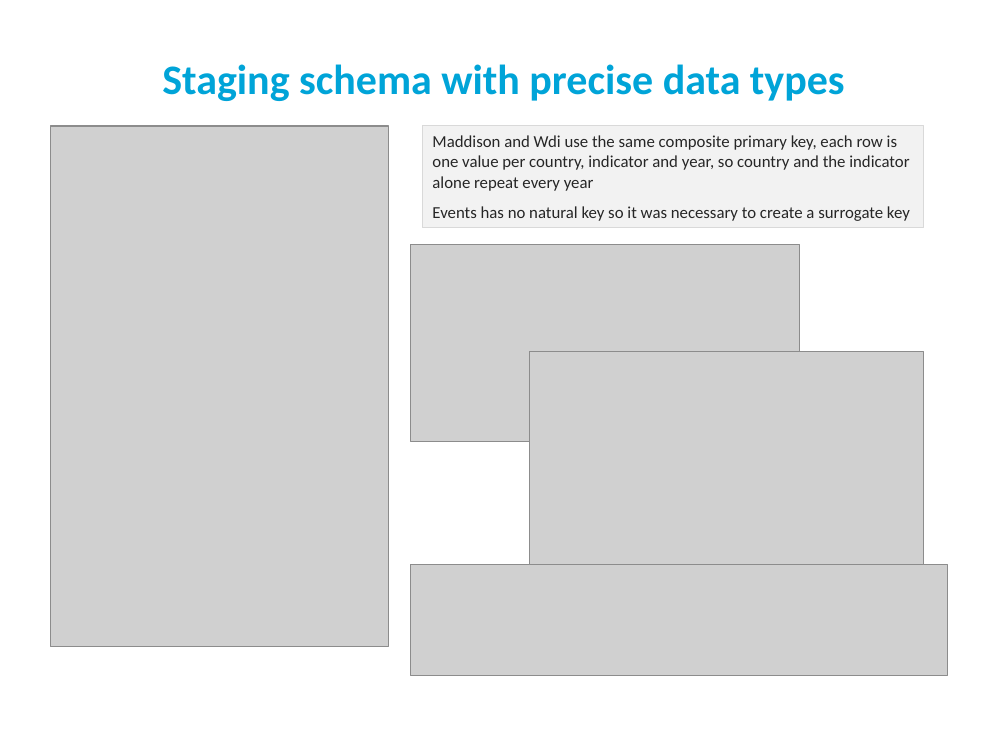
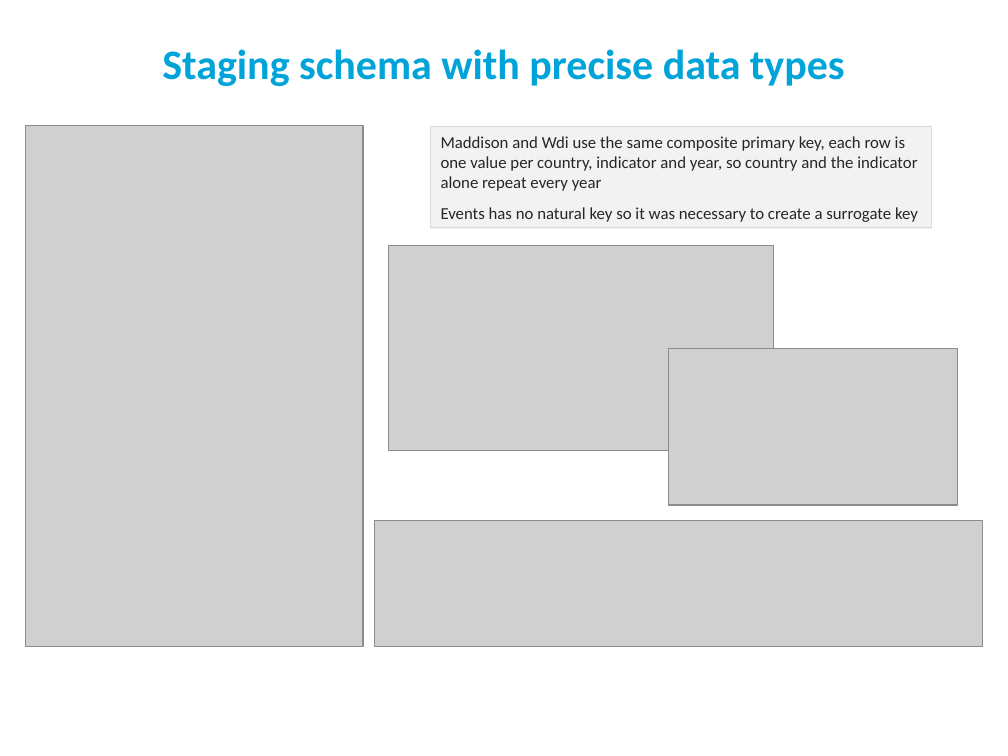
Before and after one commit to goncalo151515/AID, a slide deck: slide 4 of slides_20.pptx. Drawn at 1008x756 pixels with LibreOffice and Linux fonts; fonts in the diff are those of the drawing; grey boxes stand for pictures; background and template pictures are left out. Boxes give left, top, right and bottom in pixels: in the first picture for what was removed or moved away, otherwise in the second. Text is boxed around its words. In the diff, an @@ line names an element or a change of style, - is before the commit and + after.

```diff
--- a/slides_20.pptx
+++ b/slides_20.pptx
@@ title "Staging schema with precise data ...": place and size @@
-title "Staging schema with precise data ..." at bbox=[162, 64, 845, 101]
+title "Staging schema with precise data ..." at bbox=[162, 49, 845, 86]
@@ picture: place and size @@
-picture at bbox=[50, 126, 388, 646]
+picture at bbox=[25, 126, 363, 646]
@@ 2 texts, 2 rectangles: place and size @@
-2 texts, 2 rectangles at bbox=[422, 126, 923, 228]
+2 texts, 2 rectangles at bbox=[430, 127, 931, 229]
@@ picture: place and size @@
-picture at bbox=[410, 244, 799, 440]
+picture at bbox=[388, 245, 773, 451]
@@ picture: place and size @@
-picture at bbox=[529, 352, 923, 565]
+picture at bbox=[668, 349, 958, 505]
@@ picture: place and size @@
-picture at bbox=[410, 564, 948, 675]
+picture at bbox=[375, 520, 984, 646]
```
Also in this commit, not shown: 5 other slides changed, 10 slides added, 11 other files.
